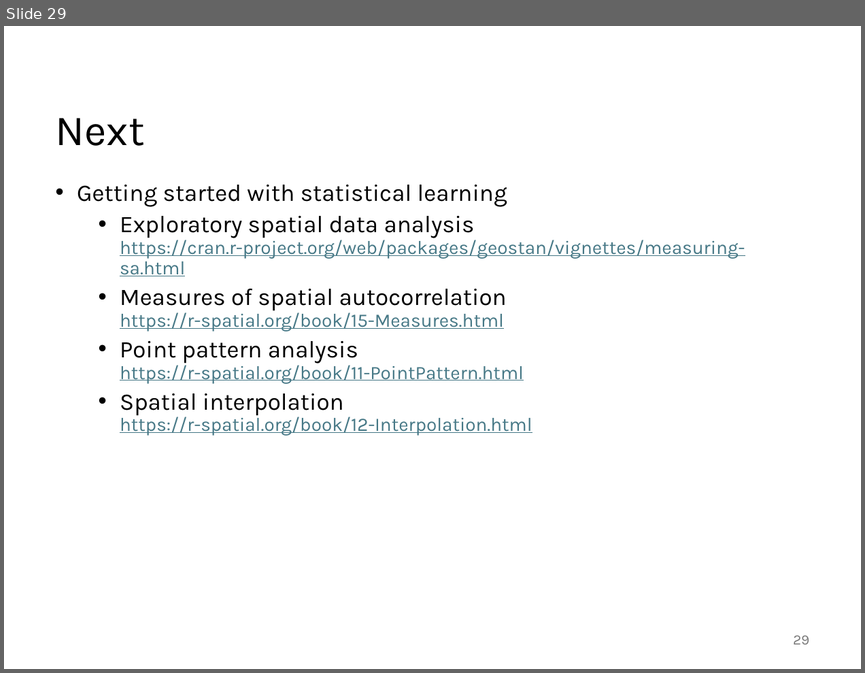
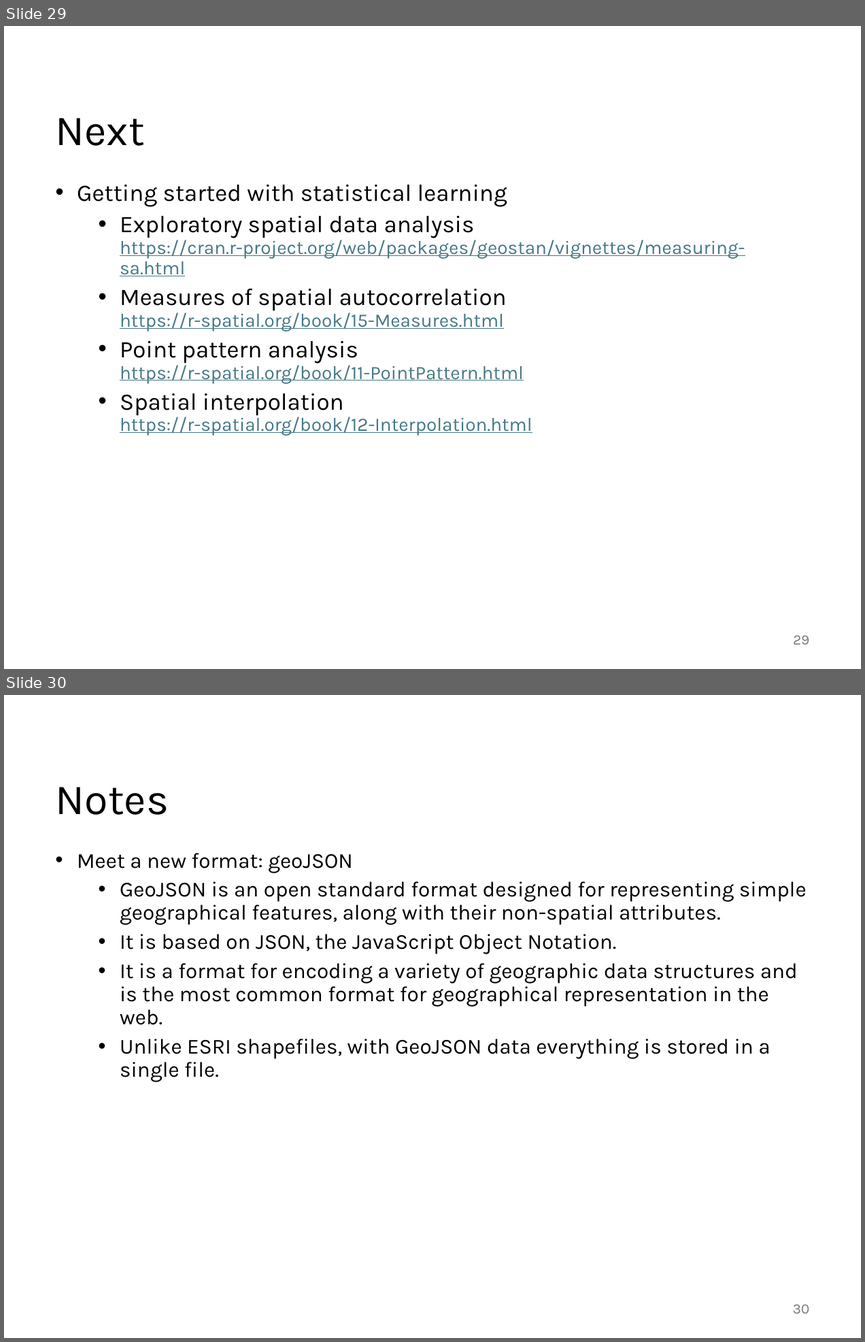
Before and after one commit to abuabara/abuabara.github.io, a slide deck: DAEN489S26/week11_slides.pptx. Shown one above the other, each under a label of ours: slide 29 before the commit, slides 29 and 30 after it. The pictures are 865x673 and 865x1342 pixels, drawn with LibreOffice and Linux fonts; fonts in the diff are those of the drawing. Boxes give left, top, right and bottom in pixels: in the first picture for what was removed or moved away, otherwise in the second. Text is boxed around its words. In the diff, an @@ line names an element or a change of style, - is before the commit and + after.

```diff
--- a/DAEN489S26/week11_slides.pptx
+++ b/DAEN489S26/week11_slides.pptx
@@ slide 30 added at <box>4,695,861,1338</box>, background #FFFFFF @@
@@ title added at <box>56,787,169,815</box>, 36 pt, text #000000 @@
+Notes
@@ text added at <box>77,853,806,1082</box>, 18 pt, text #000000 @@
+• Meet a new format: geoJSON
+  • GeoJSON is an open standard format designed for representing simple geographical features, along with their non-spatial attributes.
+  • It is based on JSON, the JavaScript Object Notation.
+  • It is a format for encoding a variety of geographic data structures and is the most common format for geographical representation in the web.
+  • Unlike ESRI shapefiles, with GeoJSON data everything is stored in a single file.
@@ page number added at <box>793,1304,810,1313</box>, 12 pt, text #797979 @@
+30
```
Also in this commit, not shown: 2 slides changed.
